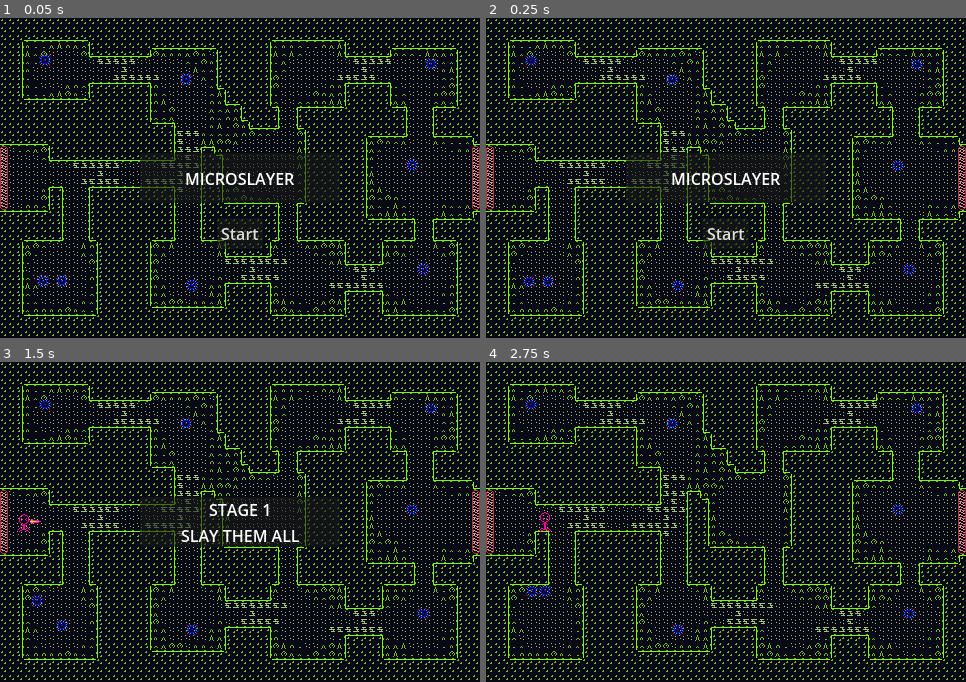
Above: before the commit, frames 1-4 (two rows, left to right).
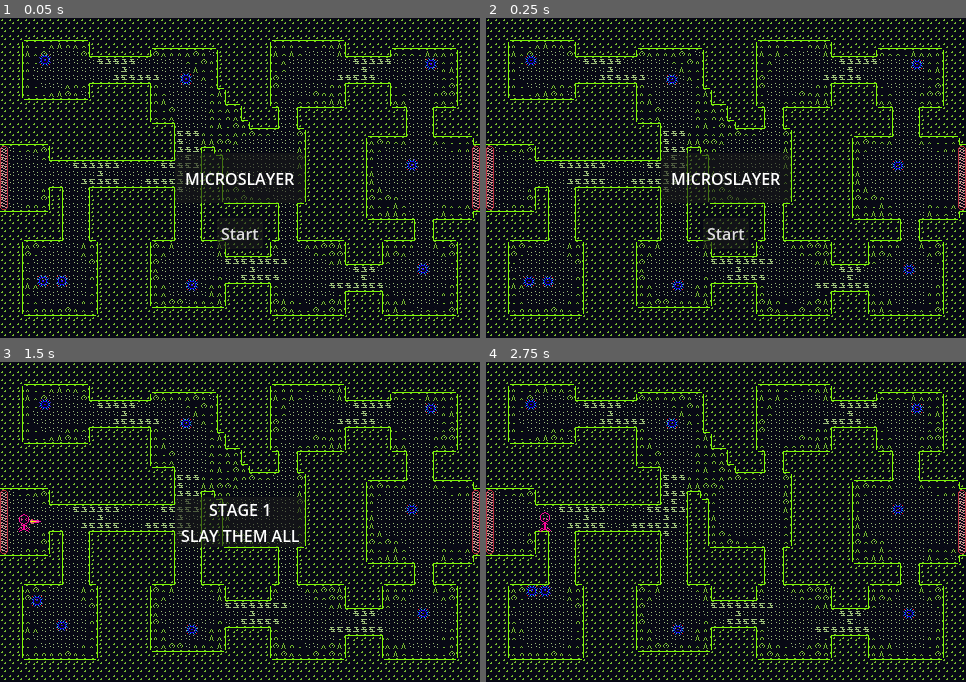
Above: after the commit, the same moments.

Repository: jellyfishhunter/jellys-LD56
Game: Godot game, scene res://scenes/main.tscn
Two runs of this game, one before a commit and one after it. Both use one fixed random seed, a clock stepped at 60 frames per second and the inputs below.
Inputs:
- Up to frame 1 (0.05 s): no input
- Up to frame 2 (0.25 s): no input
- Up to frame 3 (1.5 s): click "Start" at 0.5 s; tap Enter at 1.25 s; hold Right (move_right) from 1.28 s (still down); tap Space (attack) at 1.35 s
- Up to frame 4 (2.75 s): release Right (move_right) at 2.03 s; hold Down (move_down) from 2.03 s (still down); tap Space (attack) at 2.1 s

The runs differ from the first frame. In frame 1, 0.3% of the frame differs, in the area x 29-71%, y 42-58%; in frame 2, 0.3%; in frame 3, 0.3%; in frame 4, nothing differs.

Commit message:
UDPATE HUD

Diff:
--- a/scenes/hud.tscn
+++ b/scenes/hud.tscn
@@ -17,12 +17,14 @@
 anchor_top = 0.5
 anchor_right = 0.5
 anchor_bottom = 0.5
-offset_left = -100.0
+offset_left = -65.0
 offset_top = -25.0
-offset_right = 100.0
+offset_right = 65.0
 offset_bottom = 25.0
 grow_horizontal = 2
 grow_vertical = 2
+size_flags_horizontal = 4
+size_flags_vertical = 4
 
 [node name="Message" type="Label" parent="."]
 anchors_preset = 8
